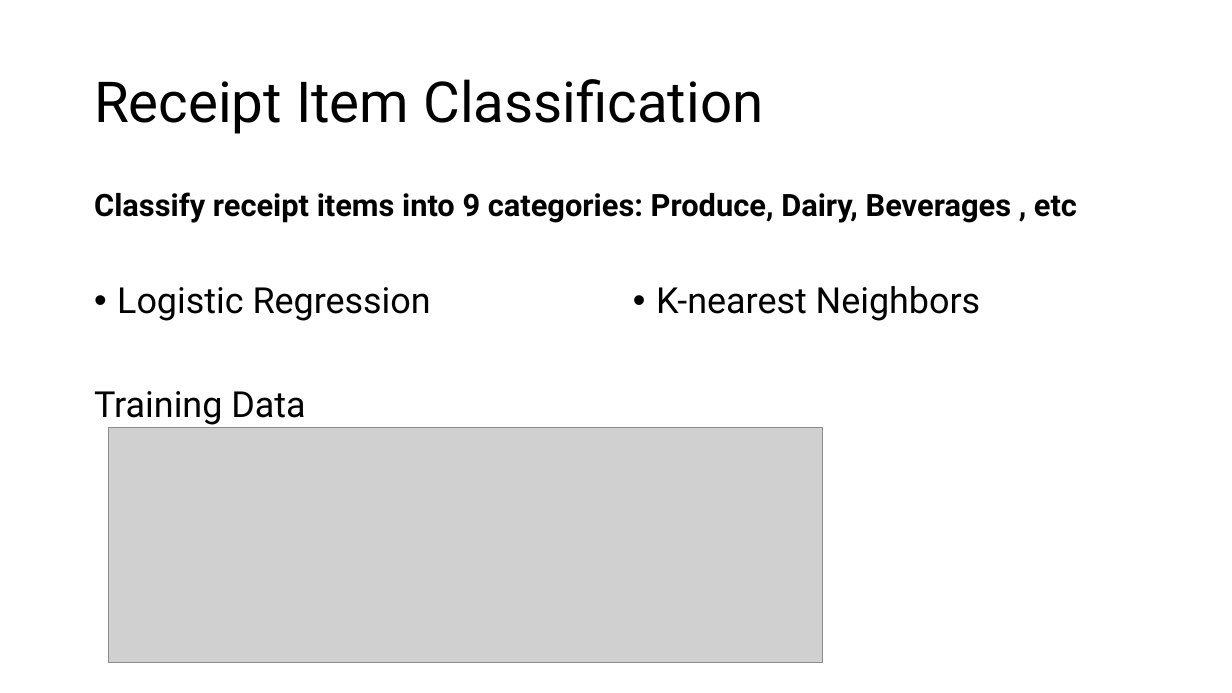
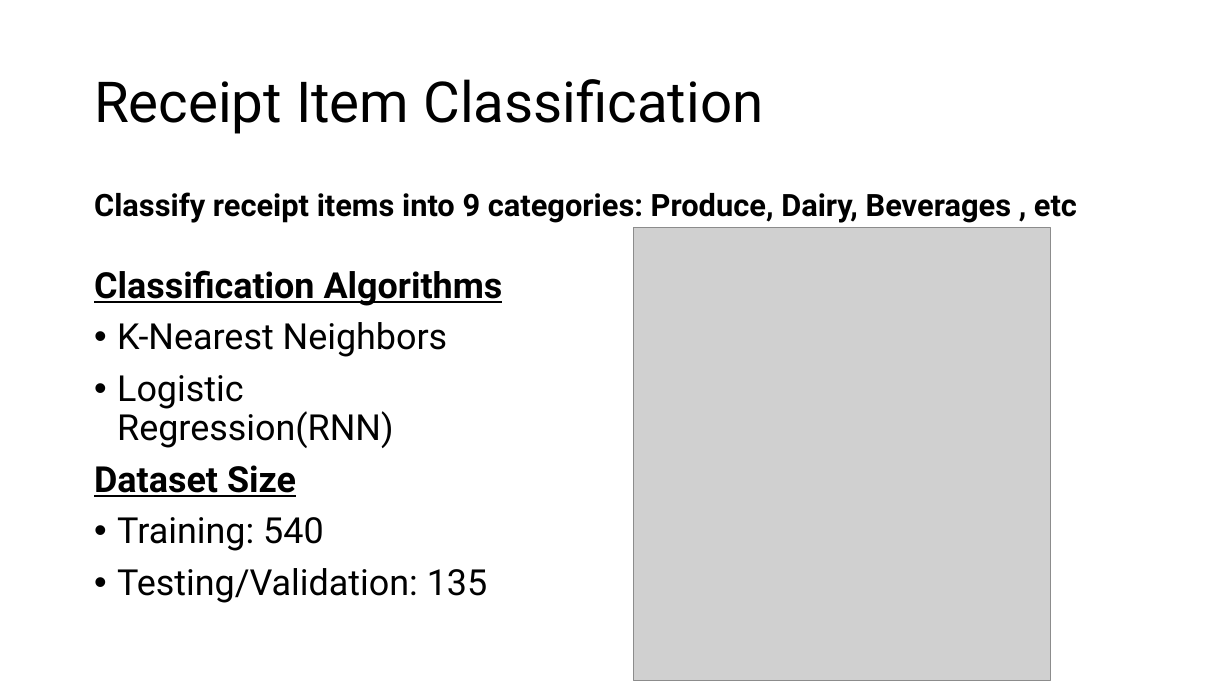
Before and after one commit to iradualbert/dst-receipt-expense, a slide deck: slide 9 of Receipt_Images_Processing.pptx (slide 6 before the commit). Drawn at 1232x693 pixels with LibreOffice and Linux fonts; fonts in the diff are those of the drawing; grey boxes stand for pictures. Boxes give left, top, right and bottom in pixels: in the first picture for what was removed or moved away, otherwise in the second. Text is boxed around its words. In the diff, an @@ line names an element or a change of style, - is before the commit and + after.

```diff
--- a/Receipt_Images_Processing.pptx
+++ b/Receipt_Images_Processing.pptx
@@ picture added at (634, 227, 1051, 680) @@
@@ text at (94, 270, 503, 603): text changed @@
-• K-nearest Neighbors
+Classification Algorithms
+• K-Nearest Neighbors
+• Logistic Regression(RNN)
+Dataset Size
+• Training: 540
+• Testing/Validation: 135
@@ text removed at (94, 287, 431, 425) @@
-• Logistic Regression
-Training Data
@@ picture removed at (109, 428, 823, 663) @@
```
Also in this commit, not shown: 4 other slides changed, 7 slides added, 3 slides removed, 3 other files.
